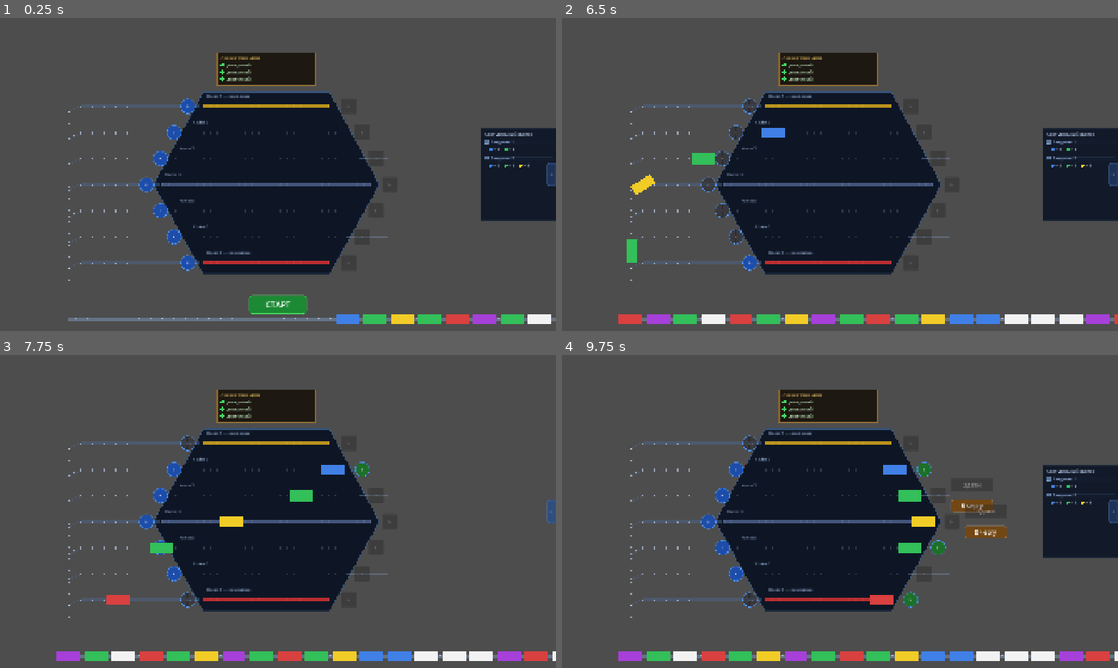
Above: before the commit, frames 1-4 (two rows, left to right).
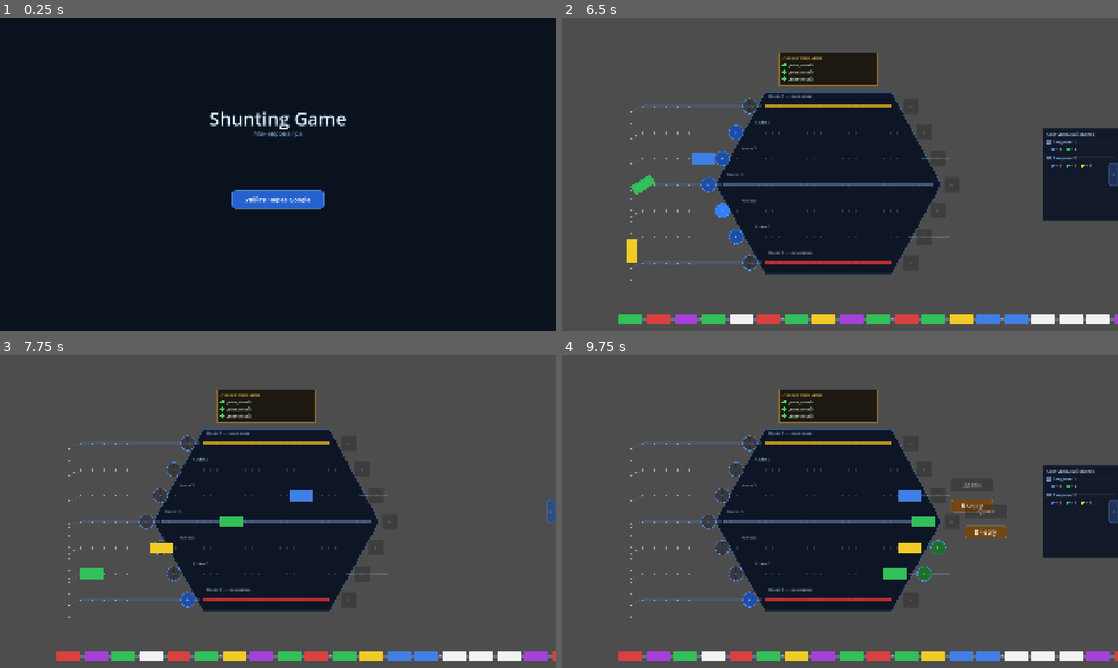
Above: after the commit, the same moments.

Repository: Fenimors99/shunting-game
Game: Godot game, scene res://scenes/LoginScreen.tscn
Two runs of this game, one before a commit and one after it. Both use one fixed random seed, a clock stepped at 60 frames per second and the inputs below. Before the commit the project starts from res://scenes/GameScreen.tscn.
Inputs (mouse positions are in pixels of both pictures, inside the frame that each line leads up to):
- Up to frame 1 (0.25 s): no input
- Up to frame 2 (6.5 s): click (840, 199) at 0.5 s, where only the run after the commit has a clickable "Увійти через Google"; click (840, 305) at 1.25 s, where only the run before the commit has a clickable "СТАРТ"; click (840, 305) at 2 s, where only the run after the commit has a clickable "СТАРТ"; click "+" at 2.75 s; click "+" at 3.5 s; click "+" at 4.25 s; click "+" at 5 s; click "+" at 5.75 s
- Up to frame 3 (7.75 s): click "+" at 6.5 s; click "<" at 7.25 s
- Up to frame 4 (9.75 s): click ">" at 8 s; click ">" at 8.75 s; click ">" at 9.5 s

The runs differ from the first frame. In frame 1, 80% of the frame differs, in the area x 0-100%, y 0-100%; in frame 2, 3.1%; in frame 3, 3.4%; in frame 4, 3.7%.

Commit message:
feat: Firebase Auth — Google Sign-In, LoginScreen, FirebaseBridge

Diff:
--- a/project.godot
+++ b/project.godot
@@ -17,7 +17,7 @@
 config/name="Sorting Simulator"
 config/description="Хакатон УЗ 2026 — Кейс 3"
 config/version="0.1.0"
-run/main_scene="res://scenes/GameScreen.tscn"
+run/main_scene="res://scenes/LoginScreen.tscn"
 config/features=PackedStringArray("4.6")
 
 [display]
--- /dev/null
+++ b/scenes/LoginScreen.tscn
@@ -0,0 +1,10 @@
+[gd_scene format=3 uid="uid://login5cr1ng1"]
+
+[ext_resource type="Script" uid="uid://login_gd_1" path="res://scripts/LoginScreen.gd" id="1_login"]
+[ext_resource type="Script" uid="uid://firebase_bridge_1" path="res://scripts/FirebaseBridge.gd" id="2_firebase"]
+
+[node name="LoginScreen" type="Node2D"]
+script = ExtResource("1_login")
+
+[node name="FirebaseBridge" type="Node" parent="."]
+script = ExtResource("2_firebase")
--- /dev/null
+++ b/scripts/FirebaseBridge.gd
@@ -0,0 +1,52 @@
+extends Node
+class_name FirebaseBridge
+
+signal auth_success(user_info: Dictionary)
+signal auth_failed(error: String)
+
+var _is_web: bool
+var _success_cb: JavaScriptObject
+var _error_cb:   JavaScriptObject
+
+func _ready() -> void:
+	_is_web = OS.has_feature("web")
+	if not _is_web:
+		return
+	_success_cb = JavaScriptBridge.create_callback(_on_sign_in_success)
+	_error_cb   = JavaScriptBridge.create_callback(_on_sign_in_error)
+
+func sign_in_with_google() -> void:
+	if not _is_web:
+		# В редакторі — симулюємо вхід для зручності розробки
+		auth_success.emit({
+			"uid":         "dev-user",
+			"displayName": "Dev User",
+			"email":       "dev@local",
+			"photoURL":    ""
+		})
+		return
+	JavaScriptBridge.get_interface("window").fbSignInWithGoogle(_success_cb, _error_cb)
+
+func sign_out() -> void:
+	if not _is_web:
+		return
+	JavaScriptBridge.get_interface("window").fbSignOut()
+
+func get_current_user() -> Dictionary:
+	if not _is_web:
+		return {}
+	var raw = JavaScriptBridge.get_interface("window").fbGetCurrentUser()
+	if raw == null:
+		return {}
+	var result = JSON.parse_string(str(raw))
+	return result if result is Dictionary else {}
+
+func _on_sign_in_success(args: Array) -> void:
+	var user_info = JSON.parse_string(str(args[0]))
+	if user_info is Dictionary:
+		auth_success.emit(user_info)
+	else:
+		auth_failed.emit("Failed to parse user info")
+
+func _on_sign_in_error(args: Array) -> void:
+	auth_failed.emit(str(args[0]))
--- /dev/null
+++ b/scripts/LoginScreen.gd
@@ -0,0 +1,87 @@
+extends Node2D
+class_name LoginScreen
+
+const GAME_SCENE := "res://scenes/GameScreen.tscn"
+
+@onready var firebase: FirebaseBridge = $FirebaseBridge
+
+var _btn_signin: Button
+var _label_status: Label
+
+func _ready() -> void:
+	firebase.auth_success.connect(_on_auth_success)
+	firebase.auth_failed.connect(_on_auth_failed)
+	_build_ui()
+
+func _build_ui() -> void:
+	var vp := get_viewport_rect().size
+
+	# Фон
+	var bg := ColorRect.new()
+	bg.color = Color(0.04, 0.07, 0.12, 1.0)
+	bg.size  = vp
+	add_child(bg)
+
+	# Заголовок
+	var title := Label.new()
+	title.text = "Shunting Game"
+	title.horizontal_alignment = HORIZONTAL_ALIGNMENT_CENTER
+	title.position = Vector2(0, vp.y * 0.28)
+	title.size     = Vector2(vp.x, 72)
+	title.add_theme_font_size_override("font_size", 64)
+	title.add_theme_color_override("font_color", Color(0.85, 0.93, 1.00))
+	add_child(title)
+
+	var sub := Label.new()
+	sub.text = "Маневрова гра"
+	sub.horizontal_alignment = HORIZONTAL_ALIGNMENT_CENTER
+	sub.position = Vector2(0, vp.y * 0.28 + 80)
+	sub.size     = Vector2(vp.x, 36)
+	sub.add_theme_font_size_override("font_size", 22)
+	sub.add_theme_color_override("font_color", Color(0.55, 0.70, 0.90, 0.75))
+	add_child(sub)
+
+	# Кнопка Sign In
+	_btn_signin = Button.new()
+	_btn_signin.text = "Увійти через Google"
+	_btn_signin.custom_minimum_size = Vector2(320, 64)
+	_btn_signin.position = Vector2((vp.x - 320) / 2.0, vp.y * 0.55)
+
+	var s := StyleBoxFlat.new()
+	s.bg_color     = Color(0.15, 0.40, 0.85, 0.95)
+	s.border_color = Color(0.40, 0.65, 1.00)
+	s.set_border_width_all(2)
+	s.set_corner_radius_all(12)
+	var sh := s.duplicate()
+	sh.bg_color = Color(0.20, 0.50, 1.00, 0.95)
+	_btn_signin.add_theme_stylebox_override("normal",  s)
+	_btn_signin.add_theme_stylebox_override("hover",   sh)
+	_btn_signin.add_theme_stylebox_override("pressed", sh)
+	_btn_signin.add_theme_color_override("font_color", Color.WHITE)
+	_btn_signin.add_theme_font_size_override("font_size", 22)
+	_btn_signin.pressed.connect(_on_signin_pressed)
+	add_child(_btn_signin)
+
+	# Статус / помилка
+	_label_status = Label.new()
+	_label_status.horizontal_alignment = HORIZONTAL_ALIGNMENT_CENTER
+	_label_status.position = Vector2(0, vp.y * 0.55 + 80)
+	_label_status.size     = Vector2(vp.x, 36)
+	_label_status.add_theme_font_size_override("font_size", 16)
+	_label_status.add_theme_color_override("font_color", Color(0.70, 0.80, 1.00, 0.75))
+	add_child(_label_status)
+
+func _on_signin_pressed() -> void:
+	_btn_signin.disabled = true
+	_label_status.text   = "Відкриваємо вікно входу..."
+	firebase.sign_in_with_google()
+
+func _on_auth_success(user_info: Dictionary) -> void:
+	_label_status.text = "Вхід виконано: %s" % user_info.get("displayName", "")
+	await get_tree().create_timer(0.8).timeout
+	get_tree().change_scene_to_file(GAME_SCENE)
+
+func _on_auth_failed(error: String) -> void:
+	_btn_signin.disabled = false
+	_label_status.add_theme_color_override("font_color", Color(1.0, 0.4, 0.4))
+	_label_status.text = "Помилка: %s" % error
Not shown, changed: export_presets.cfg
